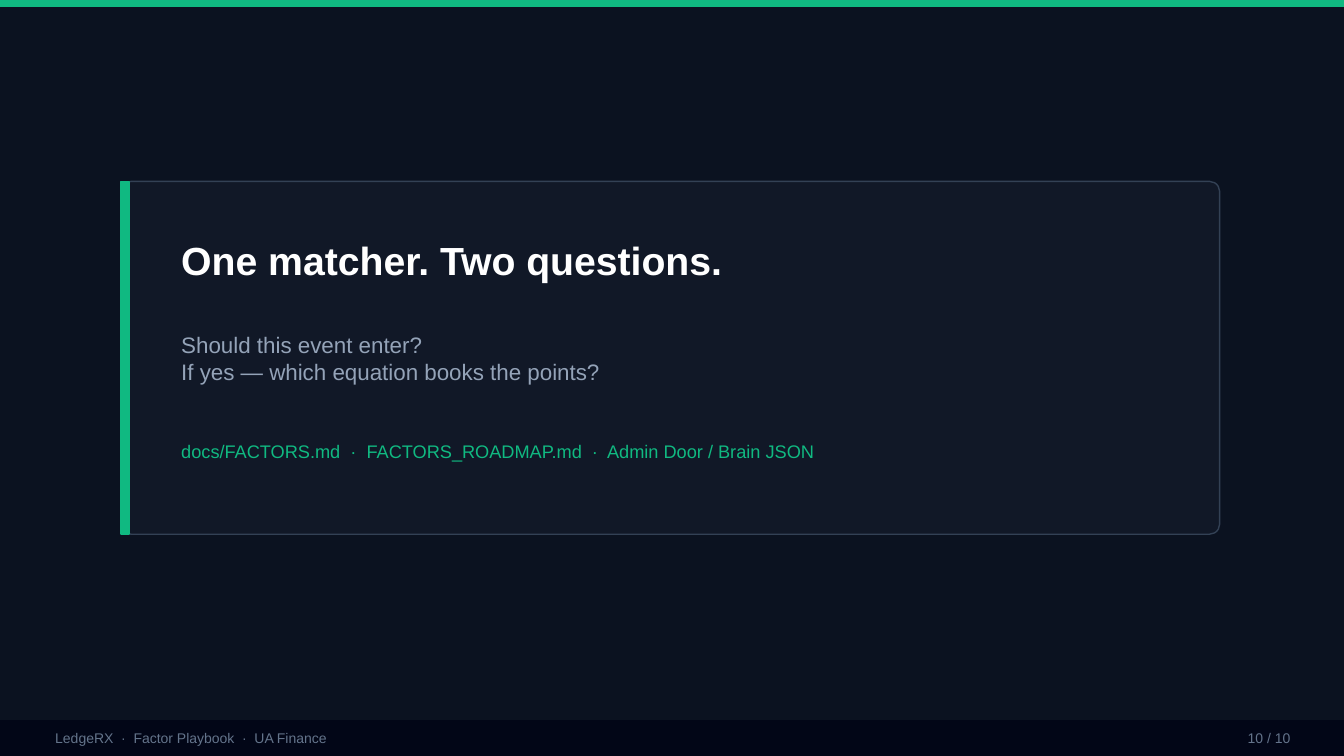
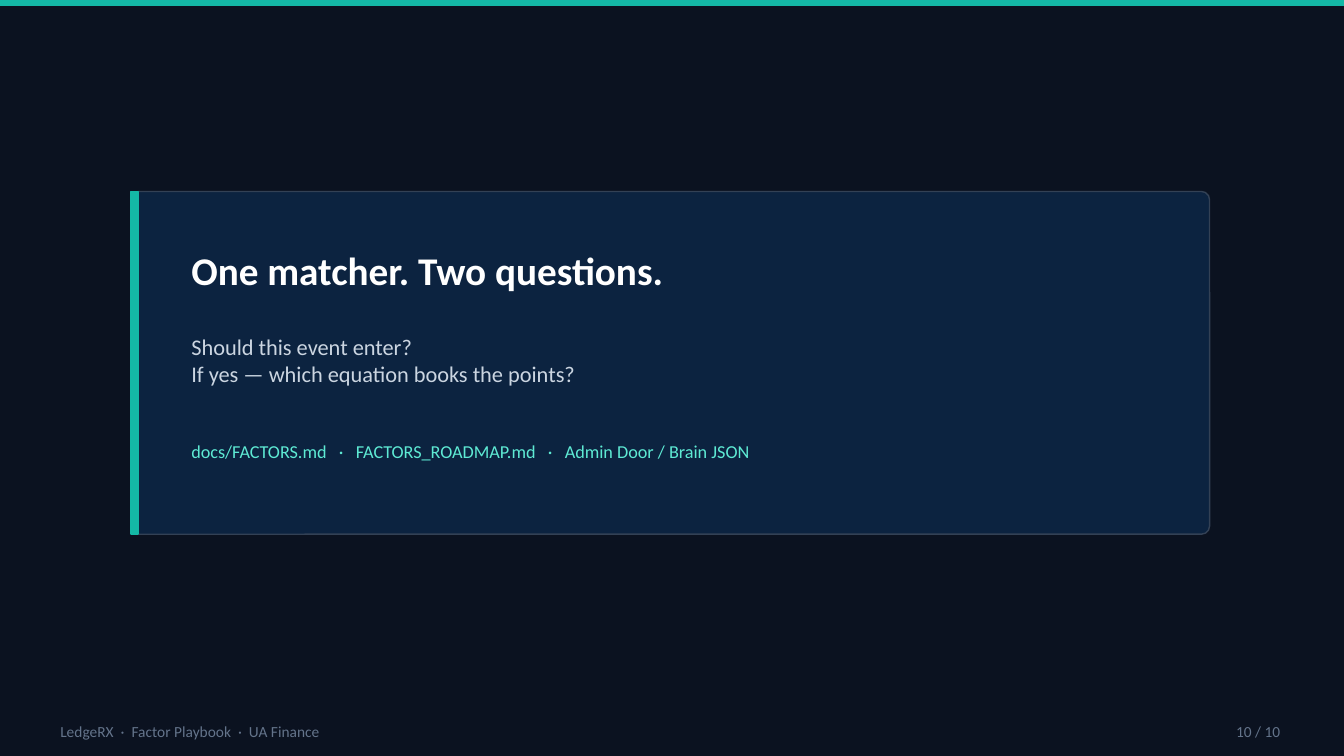
Before and after one commit to yky32/ledger-engine, a slide deck: slide 10 of docs/decks/LedgeRX-Factor-Playbook.pptx. Drawn at 1344x756 pixels with LibreOffice and Linux fonts; fonts in the diff are those of the drawing. Boxes give left, top, right and bottom in pixels: in the first picture for what was removed or moved away, otherwise in the second. Text is boxed around its words. In the diff, an @@ line names an element or a change of style, - is before the commit and + after.

Commit message:
docs(decks): Factor Playbook palette/fonts match UAF briefing (Calibri + teal system)

```diff
--- a/docs/decks/LedgeRX-Factor-Playbook.pptx
+++ b/docs/decks/LedgeRX-Factor-Playbook.pptx
@@ rectangle at (0,0,1344,6): fill #10B981 to #14B8A6; outline #10B981 1 pt to #14B8A6 1 pt @@
@@ rectangle at (131,192,138,534): fill #10B981 to #14B8A6; outline #10B981 1 pt to #14B8A6 1 pt @@
@@ rounded rectangle: place and size @@
-rounded rectangle at (121,181,1220,534)
+rounded rectangle at (131,192,1210,534)
@@ rounded rectangle at (131,192,1210,534): fill #111827 to #0C2340; proportions changed @@
@@ rectangle: place and size @@
-rectangle at (121,181,129,534)
+rectangle at (131,192,138,534)
@@ text "One matcher. Two questions.": place and size @@
-text "One matcher. Two questions." at (181,246,722,283)
+text "One matcher. Two questions." at (191,257,663,291)
@@ text "One matcher. Two questions." at (191,257,663,291): font Arial to Calibri @@
@@ text "Should this event enter?": place and size @@
-text "Should this event enter?" at (181,337,599,385)
+text "Should this event enter?" at (191,339,575,386)
@@ text "Should this event enter?" at (191,339,575,386): font Arial to Calibri, text colour #94A3B8 to #CBD5E1 @@
@@ text "docs/FACTORS.md · FACTORS_ROADMAP.md · Admin ...": place and size @@
-text "docs/FACTORS.md · FACTORS_ROADMAP.md · Admin ..." at (181,445,814,462)
+text "docs/FACTORS.md · FACTORS_ROADMAP.md · Admin ..." at (191,445,749,461)
@@ text "docs/FACTORS.md · FACTORS_ROADMAP.md · Admin ..." at (191,445,749,461): font Arial to Calibri, text colour #10B981 to #5EEAD4 @@
@@ rectangle removed at (0,721,1344,756) @@
@@ text "LedgeRX · Factor Playbook · ..." at (60,726,319,740): size 10 to 11 pt, font Arial to Calibri @@
@@ text "10 / 10": place and size @@
-text "10 / 10" at (1248,733,1291,743)
+text "10 / 10" at (1236,727,1281,737)
@@ text "10 / 10" at (1236,727,1281,737): size 10 to 11 pt, font Arial to Calibri @@
```
Also in this commit, not shown: 9 other slides changed.
